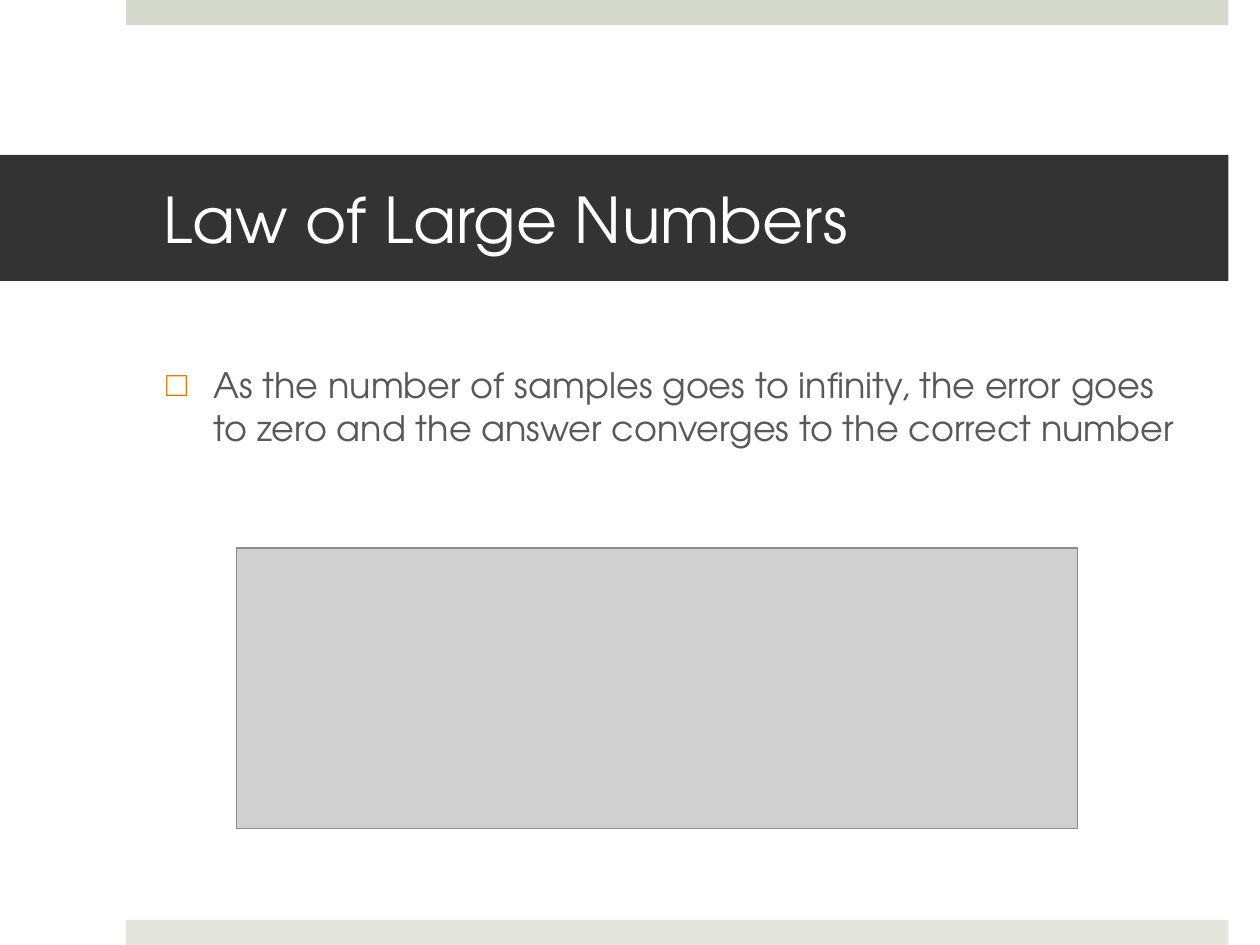
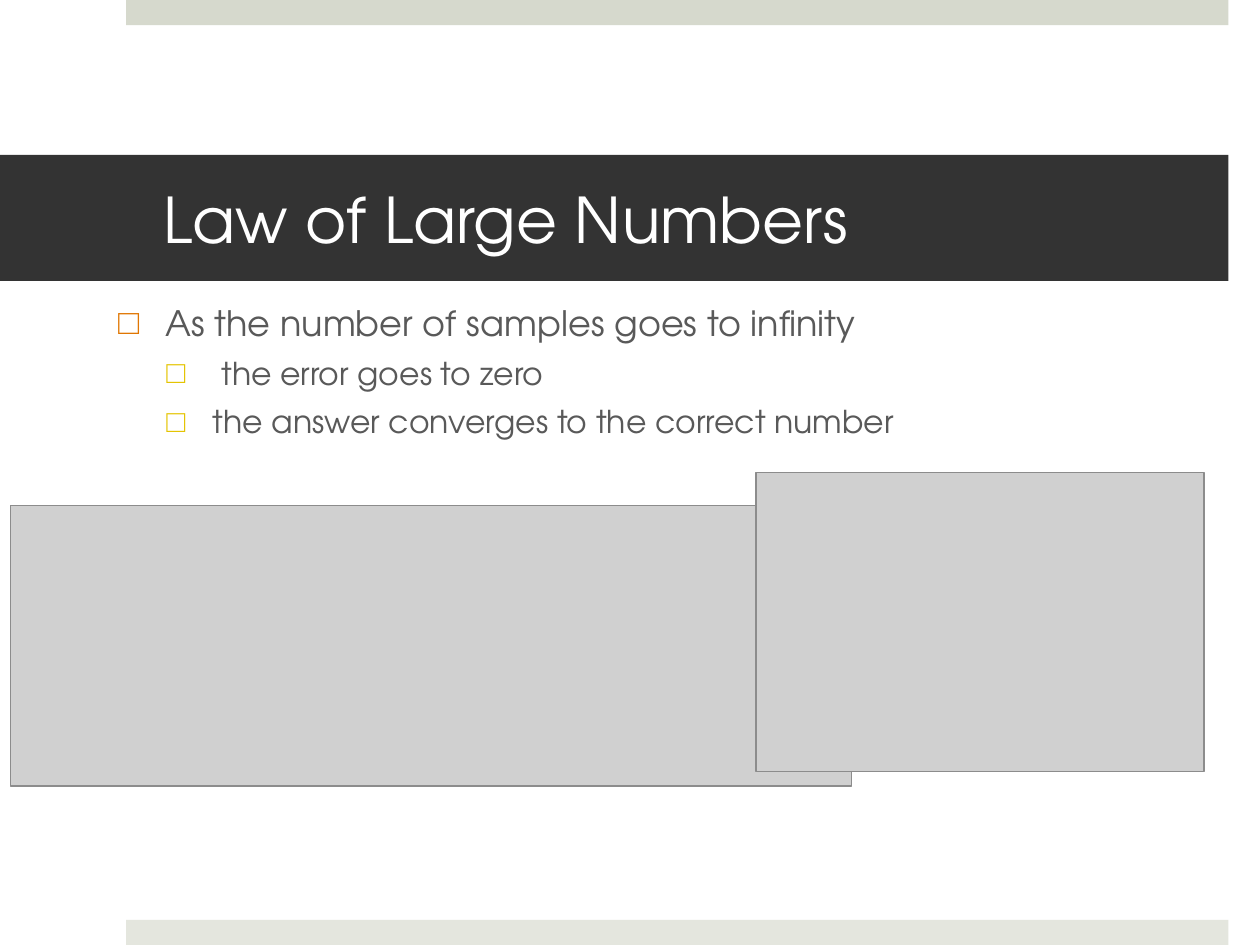
Before and after one commit to shaffer1/UIllinois_Rendering, a slide deck: slide 5 of Lecture-7-MonteCarlo.pptx. Drawn at 1260x945 pixels with LibreOffice and Linux fonts; fonts in the diff are those of the drawing; grey boxes stand for pictures. Boxes give left, top, right and bottom in pixels: in the first picture for what was removed or moved away, otherwise in the second. Text is boxed around its words. In the diff, an @@ line names an element or a change of style, - is before the commit and + after.

```diff
--- a/Lecture-7-MonteCarlo.pptx
+++ b/Lecture-7-MonteCarlo.pptx
@@ text at (165,310,894,440): text changed; size 20 to 18 pt @@
-□ As the number of samples goes to infinity, the error goes to zero and the answer converges to the correct number
+□ As the number of samples goes to infinity
+  □ the error goes to zero
+  □ the answer converges to the correct number
@@ picture added at (756,472,1205,771) @@
@@ picture: place and size @@
-picture at (237,548,1079,829)
+picture at (10,505,852,786)
```
Also in this commit, not shown: 2 other slides changed.
